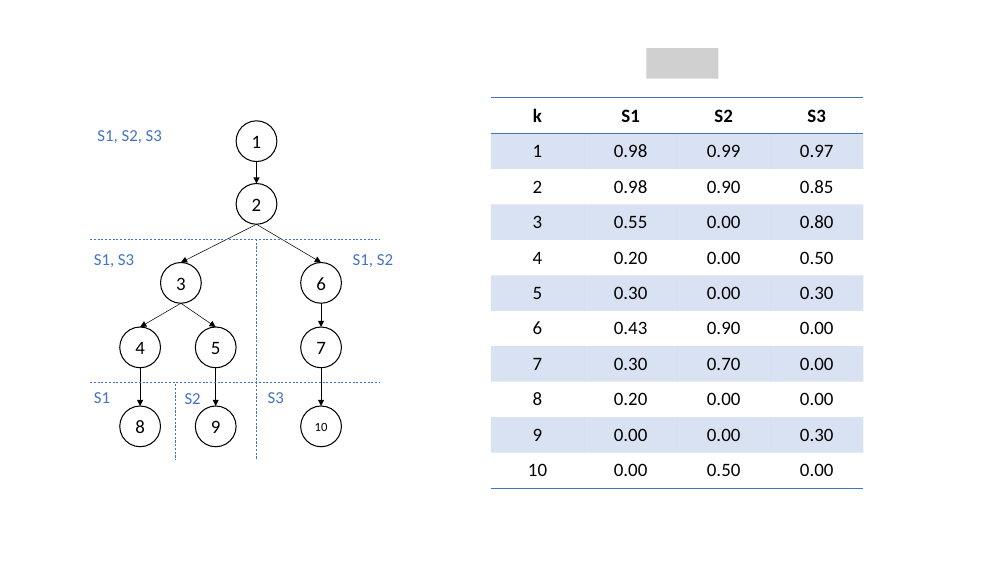
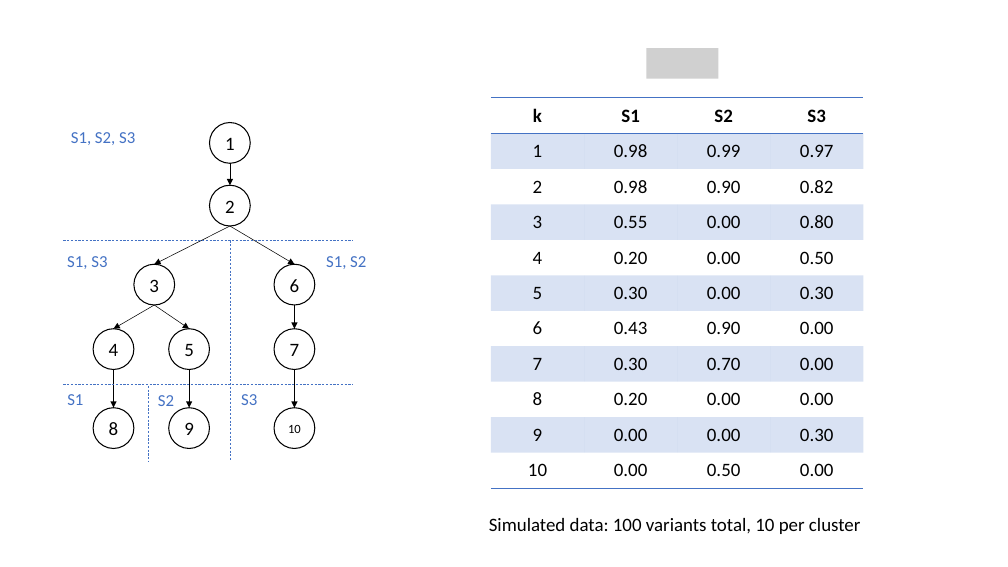
Before and after one commit to KarchinLab/pictograph, a slide deck: slide 1 of v6/figs/test-data-1.pptx. Drawn at 1008x567 pixels with LibreOffice and Linux fonts; fonts in the diff are those of the drawing; grey boxes stand for pictures. Boxes give left, top, right and bottom in pixels: in the first picture for what was removed or moved away, otherwise in the second. Text is boxed around its words. In the diff, an @@ line names an element or a change of style, - is before the commit and + after.

Commit message:
plot mcmc z from clustering first

```diff
--- a/v6/figs/test-data-1.pptx
+++ b/v6/figs/test-data-1.pptx
@@ table at (x1=491, y1=98, x2=863, y2=488) @@
-row 3, column 4: 0.85
+row 3, column 4: 0.82
@@ ellipse "3" moved from (x1=160, y1=262, x2=201, y2=303) to (x1=134, y1=265, x2=175, y2=306) @@
@@ ellipse "6" moved from (x1=301, y1=262, x2=342, y2=303) to (x1=274, y1=265, x2=315, y2=306) @@
@@ text "S1, S2" moved from (x1=353, y1=254, x2=393, y2=267) to (x1=326, y1=256, x2=366, y2=269) @@
@@ 9 arrows, 8 ellipses, 5 texts, 4 lines moved together from (x1=90, y1=121, x2=379, y2=460) to (x1=64, y1=123, x2=352, y2=461) @@
@@ text added at (x1=489, y1=518, x2=861, y2=534), 18 pt, text #000000 @@
+Simulated data: 100 variants total, 10 per cluster
```
Also in this commit, not shown: 1 slide added, 3 other files.
